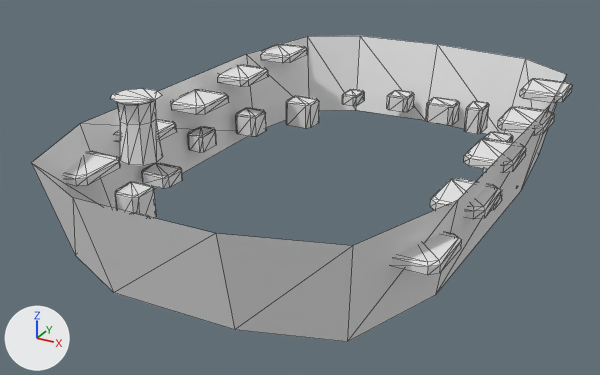
Two versions of the OBJ model unity/Assets/RogueTactics/Art/HqRuins/Cliff.obj, one commit apart.
One viewpoint serves both versions: a 50 mm lens placed at (13.19, -26.62, 9.48), pointed at (-0.43, -1.86, -2.9). Arrows for +X, +Y and +Z are at lower left; the lights stay in place. The picture after the commit comes second. Mesh edges are drawn as thin lines. Where no turn or scale is listed for an object, it has been applied to the vertices. Vertices at exactly the same position are counted once.

Objects in the first picture: 'Cliff'.
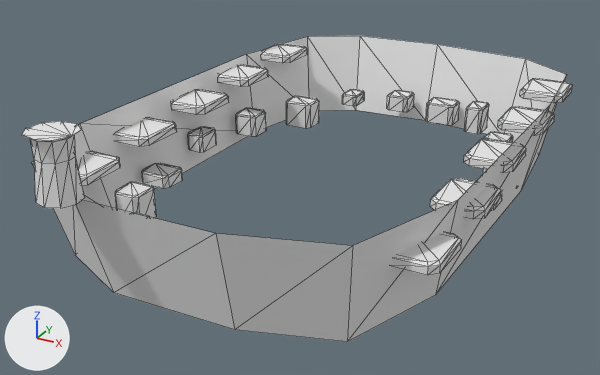
The change, as a list of edits to the scene's bpy script:
```text
Change me_cliff:
    used by ob_cliff; location = (0.0, 0.0, 0.0)
    remove me_cliff.from_pydata(...)  # 734 vertices, 1151 faces; spans x -7.2..7.2, y -10.9..11.0, z -3.8..2.0
    add me_cliff.from_pydata(...)  # 734 vertices, 1151 faces; spans x -7.2..7.2, y -12.3..11.0, z -3.8..2.0
    me_cliff part 1: the loose piece of 36 vertices spanning x -3.4..-1.9, y -8.8..-7.3, z 0.0..2.0 is moved by (0.0, -3.5, 0.0)
```

Boxes (x1, y1, x2, y2) around the edits, measured in the pictures (600 x 375 px; the box of a moved part takes in the faces that stretch with it):
'Cliff', reshaped
    before: (31, 36, 573, 342)
    after: (22, 36, 573, 342)
part 1 of me_cliff, moved or reshaped
    before: (111, 88, 163, 165)
    after: (22, 121, 85, 208)
